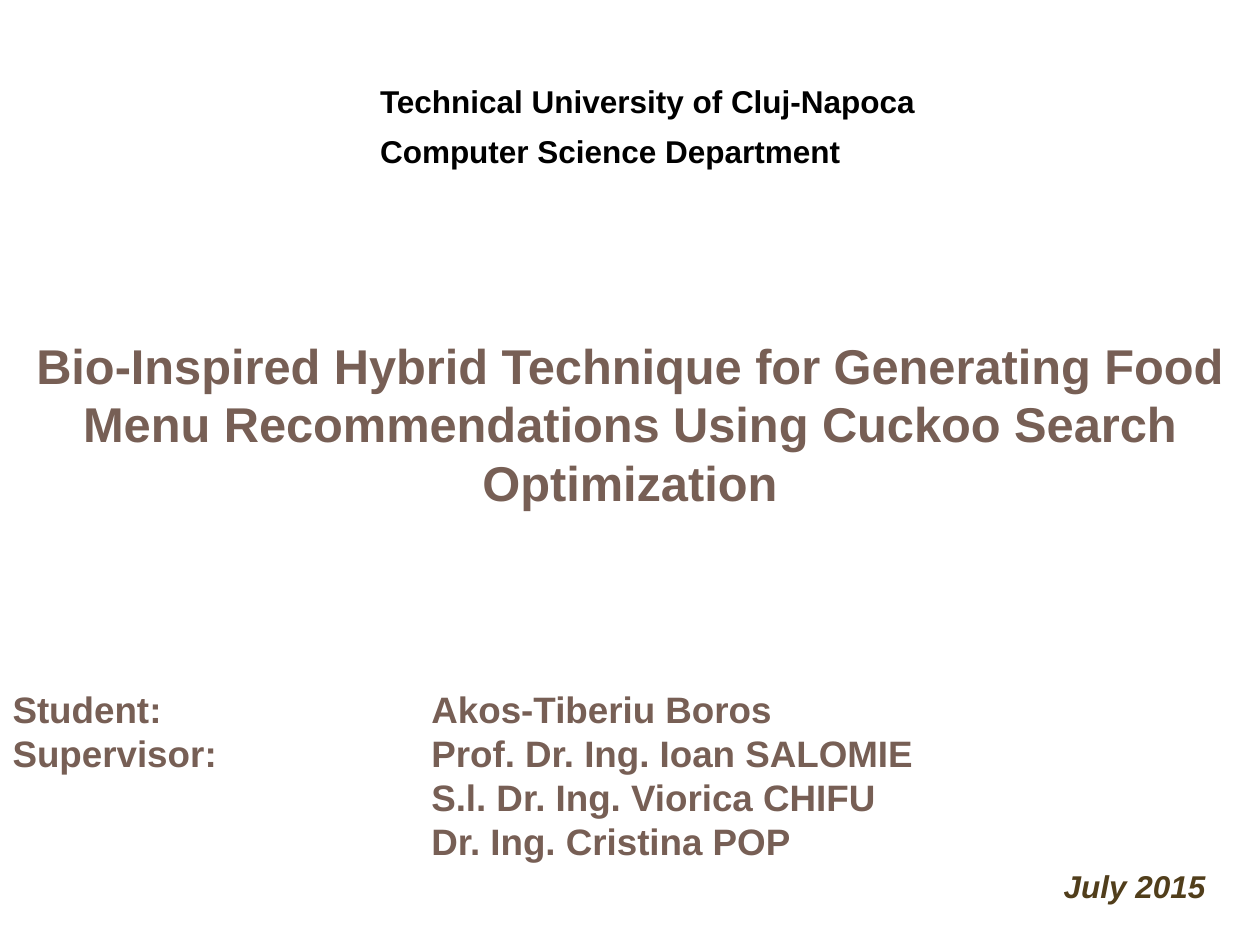
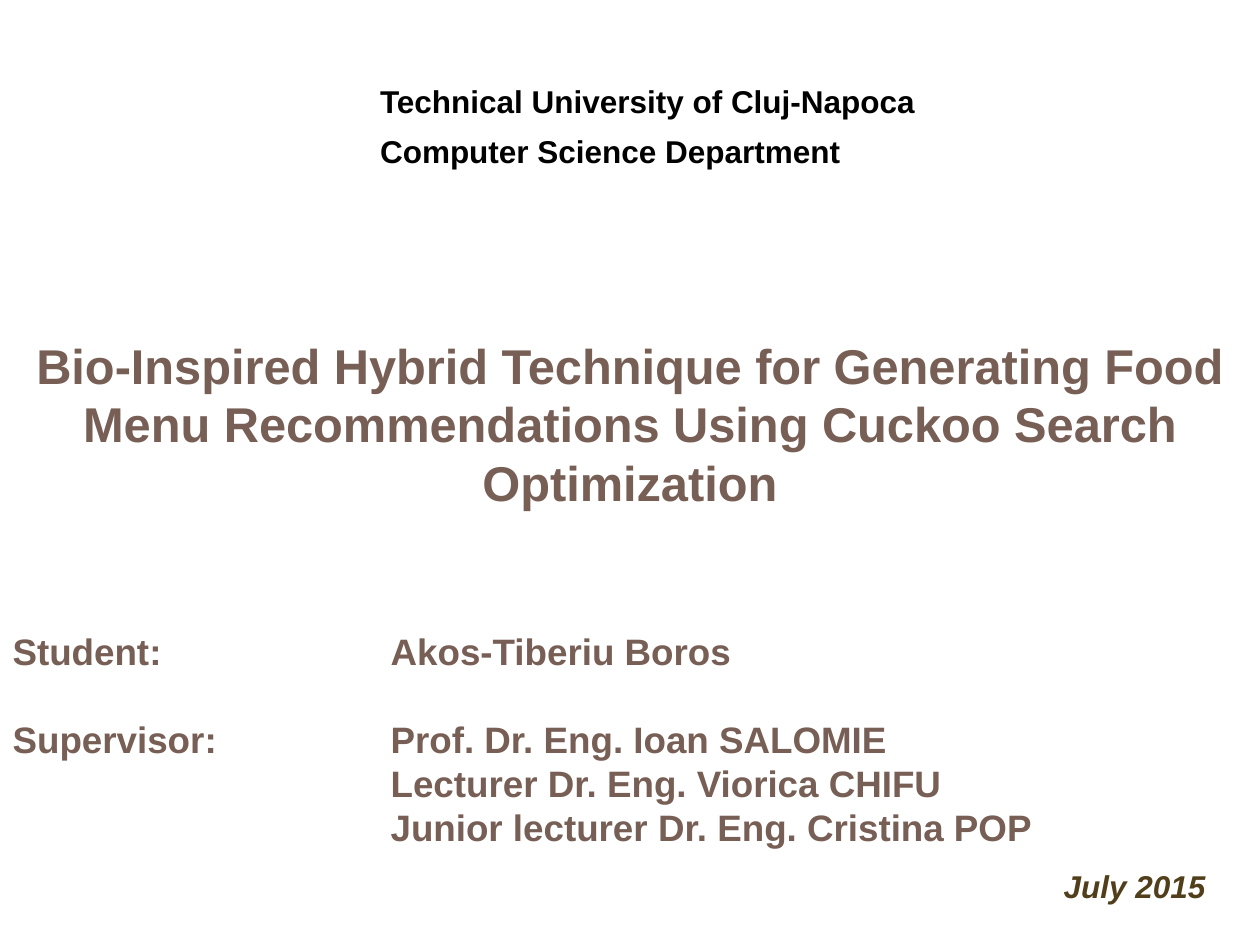
Before and after one commit to tiberiu-b/Diet4EldersDocumentation, a slide deck: slide 1 of Prezentare/TiberiuBoros.pptx. Drawn at 1260x945 pixels with LibreOffice and Linux fonts; fonts in the diff are those of the drawing; background and template pictures are left out. Boxes give left, top, right and bottom in pixels: in the first picture for what was removed or moved away, otherwise in the second. Text is boxed around its words. In the diff, an @@ line names an element or a change of style, - is before the commit and + after.

```diff
--- a/Prezentare/TiberiuBoros.pptx
+++ b/Prezentare/TiberiuBoros.pptx
@@ text at (13, 638, 1032, 849): text changed @@
-Student: Akos-Tiberiu Boros
-Supervisor: Prof. Dr. Ing. Ioan SALOMIE
-S.l. Dr. Ing. Viorica CHIFU
-Dr. Ing. Cristina POP
+Student: Akos-Tiberiu Boros
+Supervisor: Prof. Dr. Eng. Ioan SALOMIE
+Lecturer Dr. Eng. Viorica CHIFU
+Junior lecturer Dr. Eng. Cristina POP
```
Also in this commit, not shown: 25 other slides changed, 9 other files.
